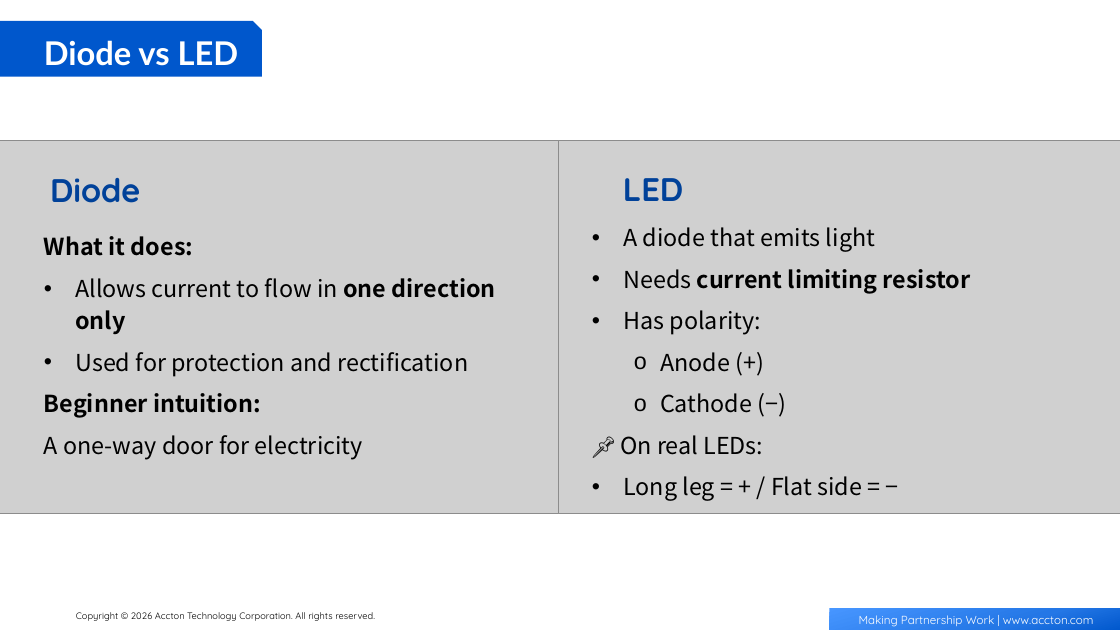
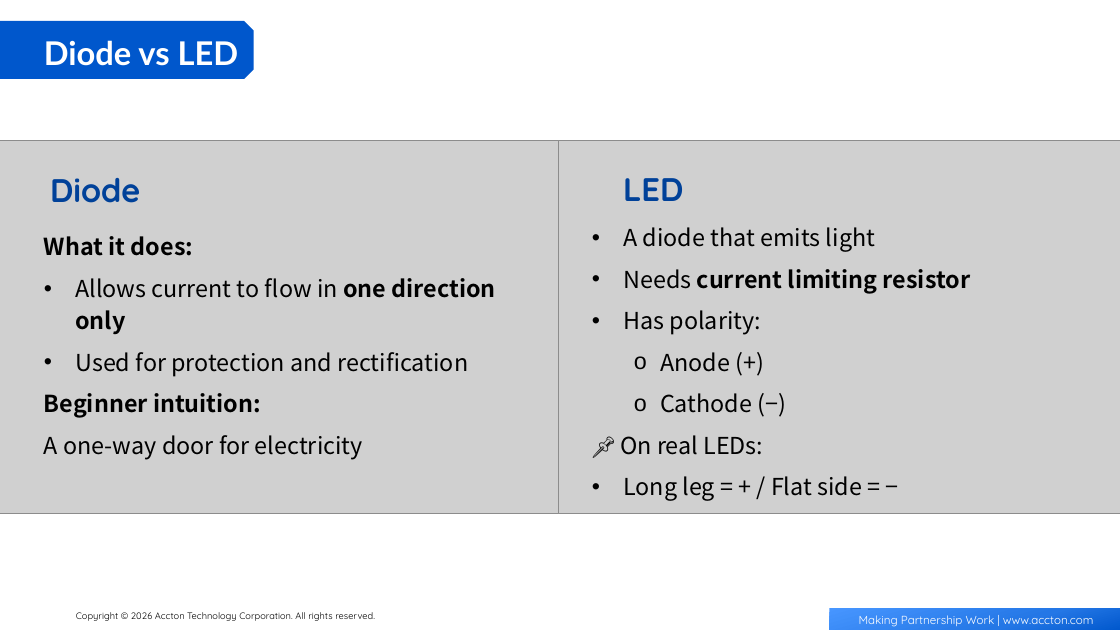
Before and after one commit to AngelTseng/PPT_AI_TOOL, a slide deck: slide 7 of template.pptx. Drawn at 1120x630 pixels with LibreOffice and Linux fonts; fonts in the diff are those of the drawing; grey boxes stand for pictures; background and template pictures are left out. Boxes give left, top, right and bottom in pixels: in the first picture for what was removed or moved away, otherwise in the second. Text is boxed around its words. In the diff, an @@ line names an element or a change of style, - is before the commit and + after.

```diff
--- a/template.pptx
+++ b/template.pptx
@@ snip same rect at box(0, 21, 254, 79): snip rect to snip same rect; rotation 0 to 90 degrees @@
```
Also in this commit, not shown: 1 other slide changed, 8 other files.
